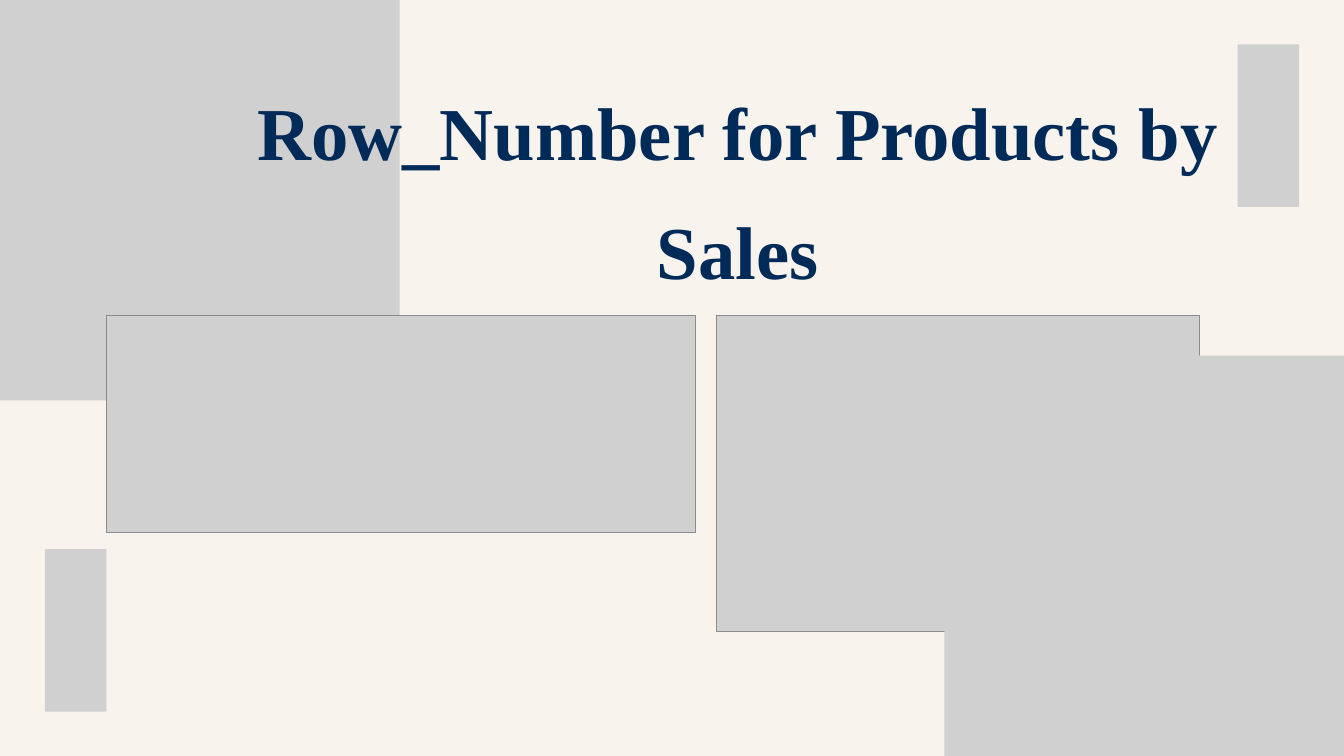
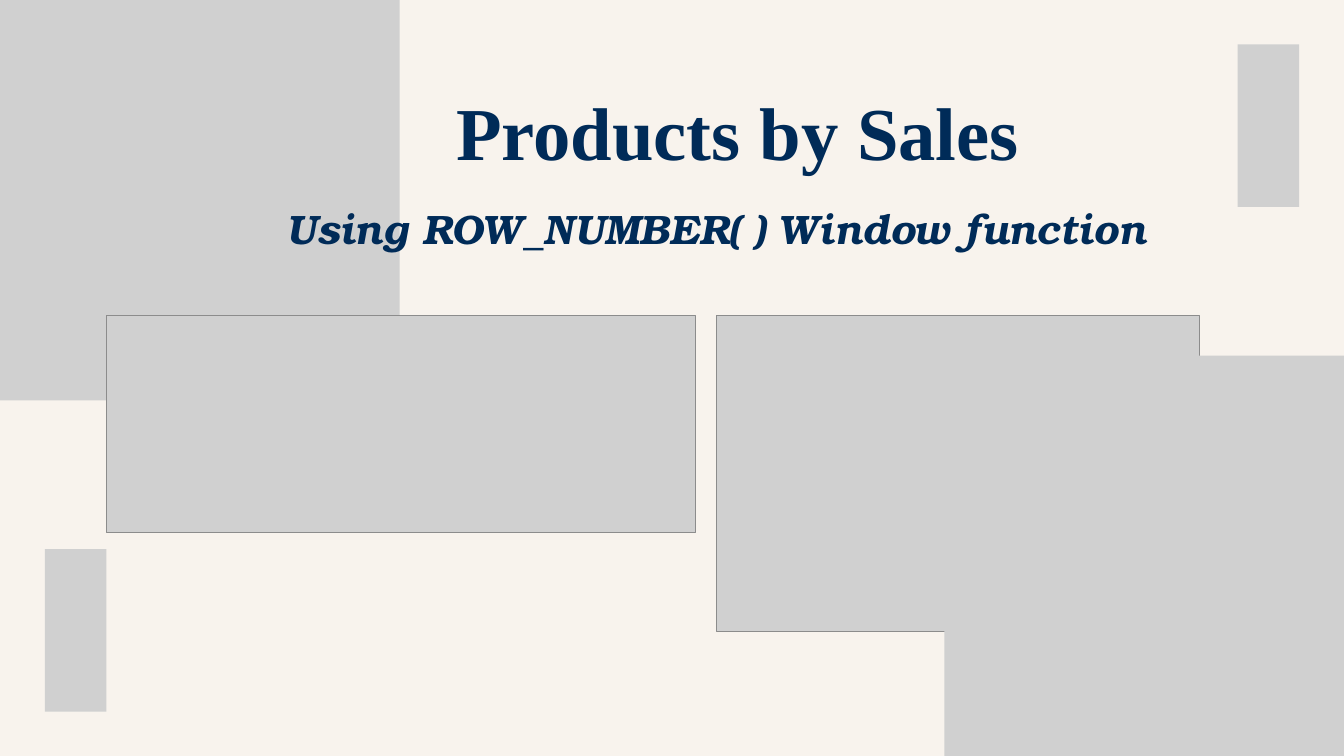
Before and after one commit to krupadalal/Flipkart-SQL-Sales-Analysis, a slide deck: slide 27 of flipkart_ppt.pptx (slide 26 before the commit). Drawn at 1344x756 pixels with LibreOffice and Linux fonts; fonts in the diff are those of the drawing; grey boxes stand for pictures. Boxes give left, top, right and bottom in pixels: in the first picture for what was removed or moved away, otherwise in the second. Text is boxed around its words. In the diff, an @@ line names an element or a change of style, - is before the commit and + after.

```diff
--- a/flipkart_ppt.pptx
+++ b/flipkart_ppt.pptx
@@ text at (x1=456, y1=108, x2=1019, y2=175): text changed @@
-Row_Number for Products by Sales
+Products by Sales
@@ text added at (x1=287, y1=213, x2=1146, y2=253), 44 pt, text #002B58, bold, italic @@
+Using ROW_NUMBER( ) Window function
```
Also in this commit, not shown: 16 other slides changed, 4 slides added, 1 slide removed.
